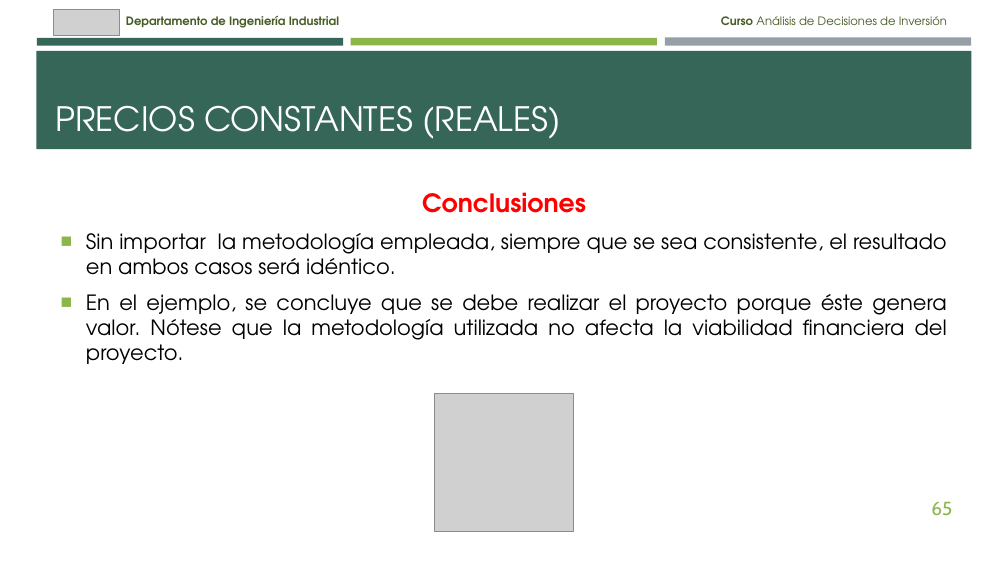
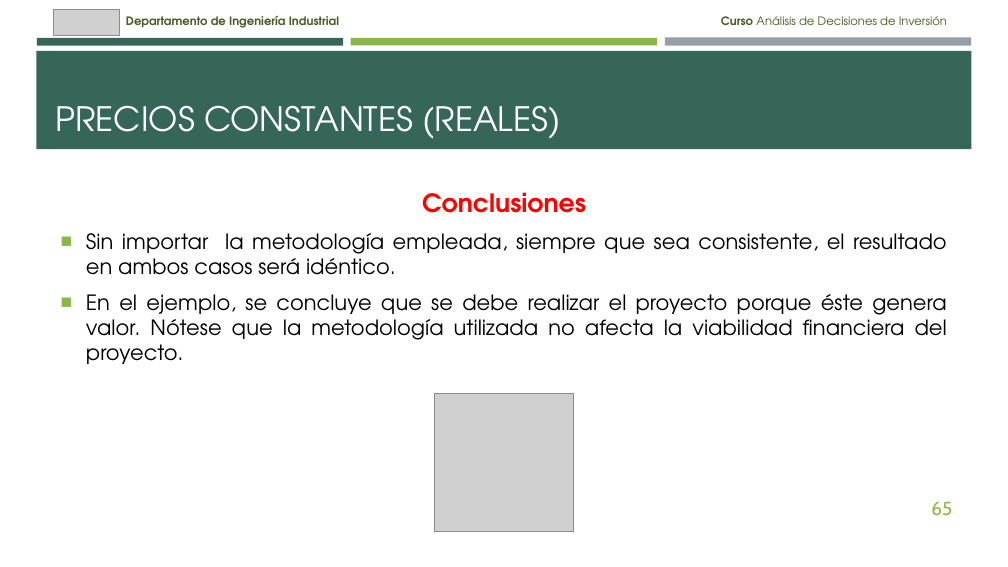
Before and after one commit to brigitte-castaneda/ANADEC_20261, a slide deck: slide 65 of 8.1. ANADEC 202610 - Inflación y su Impacto en el Flujo de Caja de un Proyecto (Parte I).pptx. Drawn at 1008x567 pixels with LibreOffice and Linux fonts; fonts in the diff are those of the drawing; grey boxes stand for pictures. Boxes give left, top, right and bottom in pixels: in the first picture for what was removed or moved away, otherwise in the second. Text is boxed around its words. In the diff, an @@ line names an element or a change of style, - is before the commit and + after.

```diff
--- a/8.1. ANADEC 202610 - Inflación y su Impacto en el Flujo de Caja de un Proyecto (Parte I).pptx
+++ b/8.1. ANADEC 202610 - Inflación y su Impacto en el Flujo de Caja de un Proyecto (Parte I).pptx
@@ text at <box>86,233,947,275</box>: text changed @@
-■ Sin importar la metodología empleada, siempre que se sea consistente, el resultado en ambos casos será idéntico.
+■ Sin importar la metodología empleada, siempre que sea consistente, el resultado en ambos casos será idéntico.
```
Also in this commit, not shown: 15 other slides changed.
